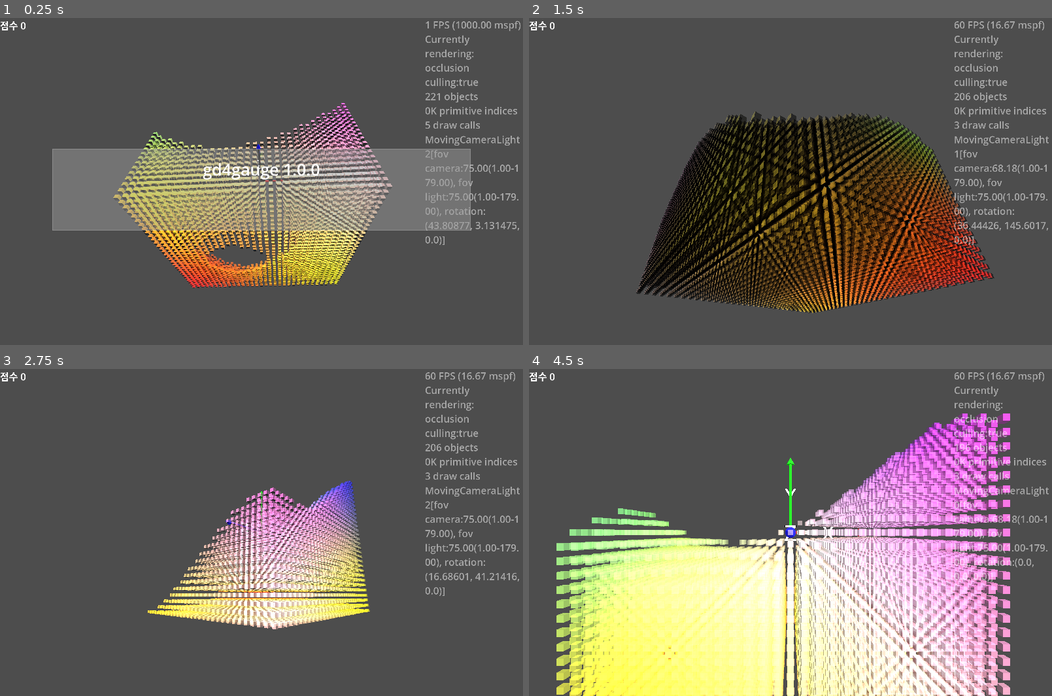
Above: before the commit, frames 1-4 (two rows, left to right).
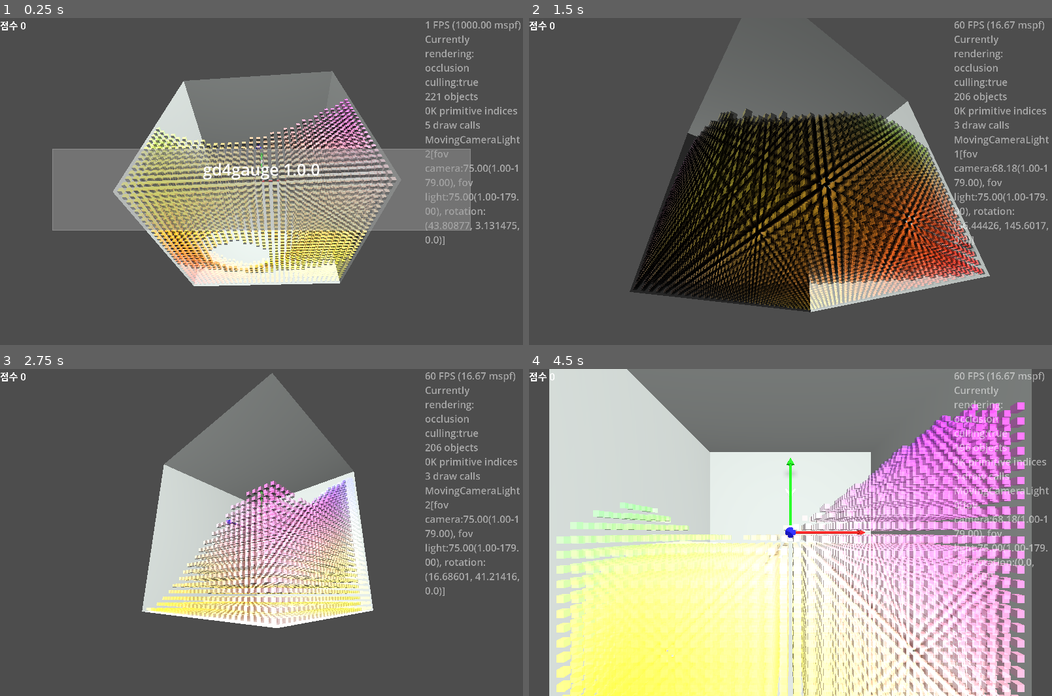
Above: after the commit, the same moments.

Repository: kasworld/gd4gauge
Game: Godot game, scene res://main.tscn
Same seed, same stepped clock (60 frames per second), same inputs: the game is played once before the commit and once after it.
Inputs (mouse positions are in pixels of both pictures, inside the frame that each line leads up to):
- Up to frame 1 (0.25 s): no input
- Up to frame 2 (1.5 s): tap Enter at 0.5, 0.6 s; move the mouse to (905, 165) at 0.52 s; click (905, 165) at 0.67 s; move the mouse to (685, 197) at 1.27 s; tap Delete at 1.35 s; click (685, 197) at 1.42 s
- Up to frame 3 (2.75 s): move the mouse to (313, 460) at 2.02 s; tap Enter at 2.1 s; click (313, 460) at 2.17 s
- Up to frame 4 (4.5 s): move the mouse to (764, 597) at 2.77 s; tap Delete at 2.85, 4.35 s; click (764, 597) at 2.92 s; move the mouse to (947, 581) at 3.52 s; tap Enter at 3.6 s; click (947, 581) at 3.67 s; move the mouse to (633, 483) at 4.27 s; click (633, 483) at 4.42 s

The runs differ from the first frame. In frame 1, 21% of the frame differs, in the area x 21-76%, y 16-83%; in frame 2, 23%; in frame 3, 23%; in frame 4, 71%, in the area x 3-97%, y 0-100%.

Commit message:
add block count

Diff:
--- a/main.gd
+++ b/main.gd
@@ -39,7 +39,7 @@
 	$TimedMessage.show_message("",0)
 
 	$AxisArrow3D.set_size(10)
-	$WaveGauge.init(WorldSize)
+	$WaveGauge.init(WorldSize, Vector3i(WorldSize) )
 
 	wallbox_demo()
 
@@ -48,8 +48,8 @@
 
 
 func wallbox_demo() -> void:
-	$WallBox.mesh.size = WorldSize #+ Vector3(1,1,5)
-	$WallBox.position = WorldSize/2 + Vector3(0,0,-WorldSize.z/2)
+	$WallBox.mesh.size = WorldSize
+	#$WallBox.position = Vector3(0,0,-WorldSize.z/2)
 	$WallBox.mesh.material.albedo_color = Color(random_color(), 0.5)
 
 func random_color()->Color:
--- a/main.tscn
+++ b/main.tscn
@@ -75,7 +75,6 @@
 autowrap_mode = 3
 
 [node name="WallBox" type="MeshInstance3D" parent="."]
-visible = false
 mesh = SubResource("BoxMesh_ig7tw")
 
 [node name="TimedMessage" parent="." instance=ExtResource("5_lquwl")]
--- a/wave_gauge/wave_gauge.gd
+++ b/wave_gauge/wave_gauge.gd
@@ -3,36 +3,42 @@
 
 var gauge_list :Array
 var box_size :Vector3
+var count :Vector3i
 var color_list := [
 	Color.RED, Color.YELLOW,
 	Color.GOLD, Color.PINK,
 	Color.GREEN, Color.BLUE,
 	Color.CYAN, Color.MAGENTA,
 ]
-func init(sz :Vector3, co_list :Array = color_list, gaprate :float = 0.5, alpha :float = 0.5) -> WaveGauge:
+func init(sz :Vector3, counta :Vector3i, co_list :Array = color_list, gaprate :float = 0.5, alpha :float = 0.5) -> WaveGauge:
 	box_size = sz
-	for i in box_size.x:
-		var irate := float(i) / box_size.z
-		for j in box_size.z:
-			var jrate := float(j) / box_size.z
+	count = counta
+	var block_size := sz/ Vector3(count)
+	var blockrate := 1.0-gaprate
+	for i in count.x:
+		var irate := float(i) / count.x
+		for j in count.z:
+			var jrate := float(j) / count.z
 			var bg = preload("res://bar_gauge/bar_gauge.tscn").instantiate().init(
-				box_size.y, Vector3( 1- gaprate, box_size.y, 1-gaprate),
+				count.y, Vector3( block_size.x * blockrate, box_size.y, block_size.z * blockrate ),
 				lerp( lerp(co_list[0], co_list[1], irate) , lerp(co_list[2], co_list[3], irate), jrate),
 				lerp( lerp(co_list[4], co_list[5], irate) , lerp(co_list[6], co_list[7], irate), jrate),
 				alpha,
 				gaprate
 				)
-			bg.position = -box_size/2 + Vector3(i, 0, j)
+			bg.position = -box_size/2 + Vector3( block_size.x * i + block_size.x/2 , block_size.y/2 , block_size.z * j + block_size.z/2)
 			gauge_list.append(bg)
 			add_child(bg)
 	return self
 
 func animate_wave(speed1 :float =2, speed2:float=3, len1 :float = PI, len2 :float = PI) -> void:
 	var now := Time.get_unix_time_from_system()
-	for i in box_size.x:
-		for j in box_size.z:
-			var bg = gauge_list[j*int(box_size.z)+i]
+	for i in count.x:
+		var irate := float(i) / count.x
+		for j in count.z:
+			var jrate := float(j) / count.z
+			var bg = gauge_list[j*count.z+i]
 			bg.set_current_rate(
-				((sin( now*speed1 + i/box_size.x*len1 ) + 1) / 4.0) +
-				((cos( now*speed2 + j/box_size.z*len2 ) + 1) / 4.0)
+				((sin( now*speed1 + irate*len1 ) + 1.0) / 4.0) +
+				((cos( now*speed2 + jrate*len2 ) + 1.0) / 4.0)
 				)
